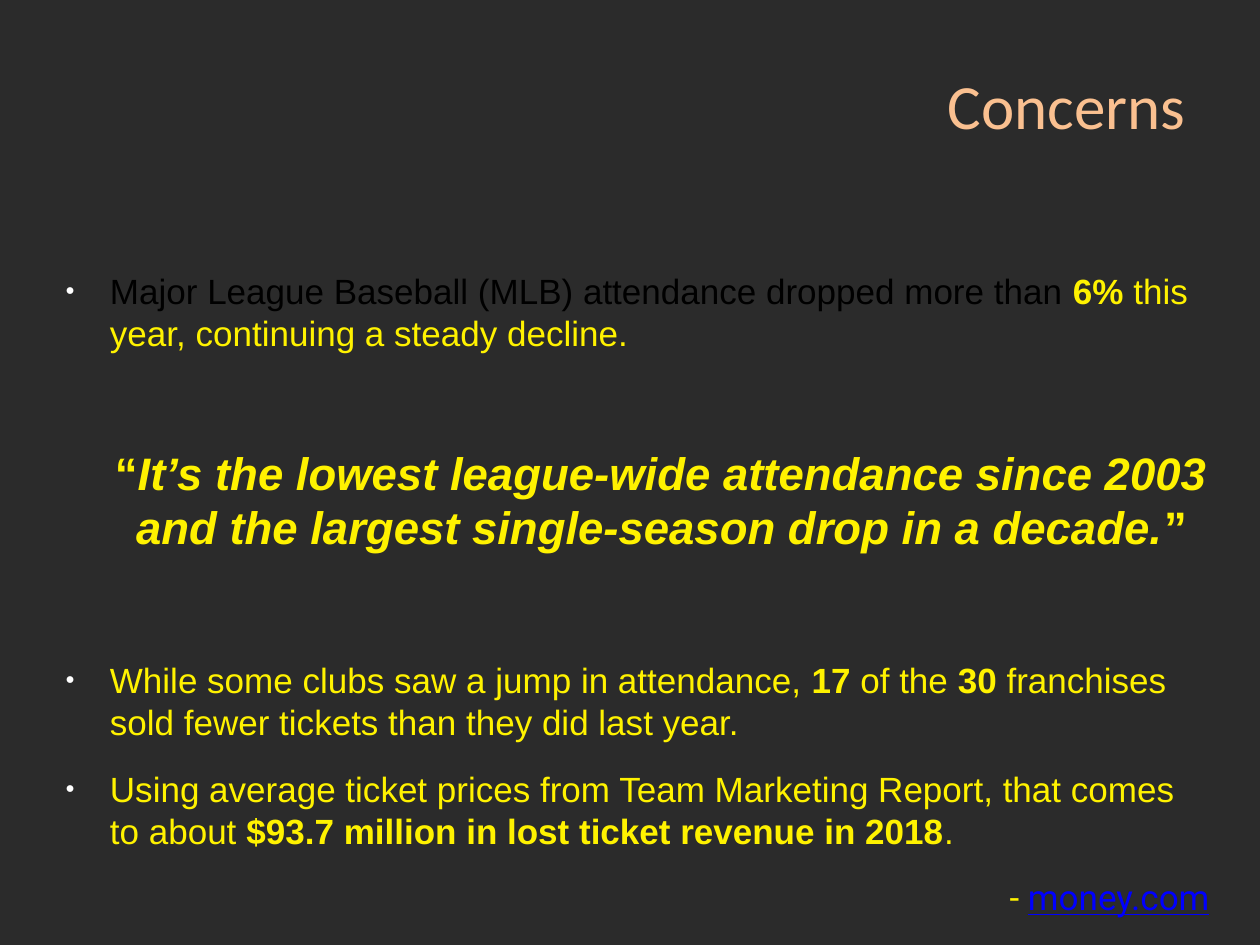
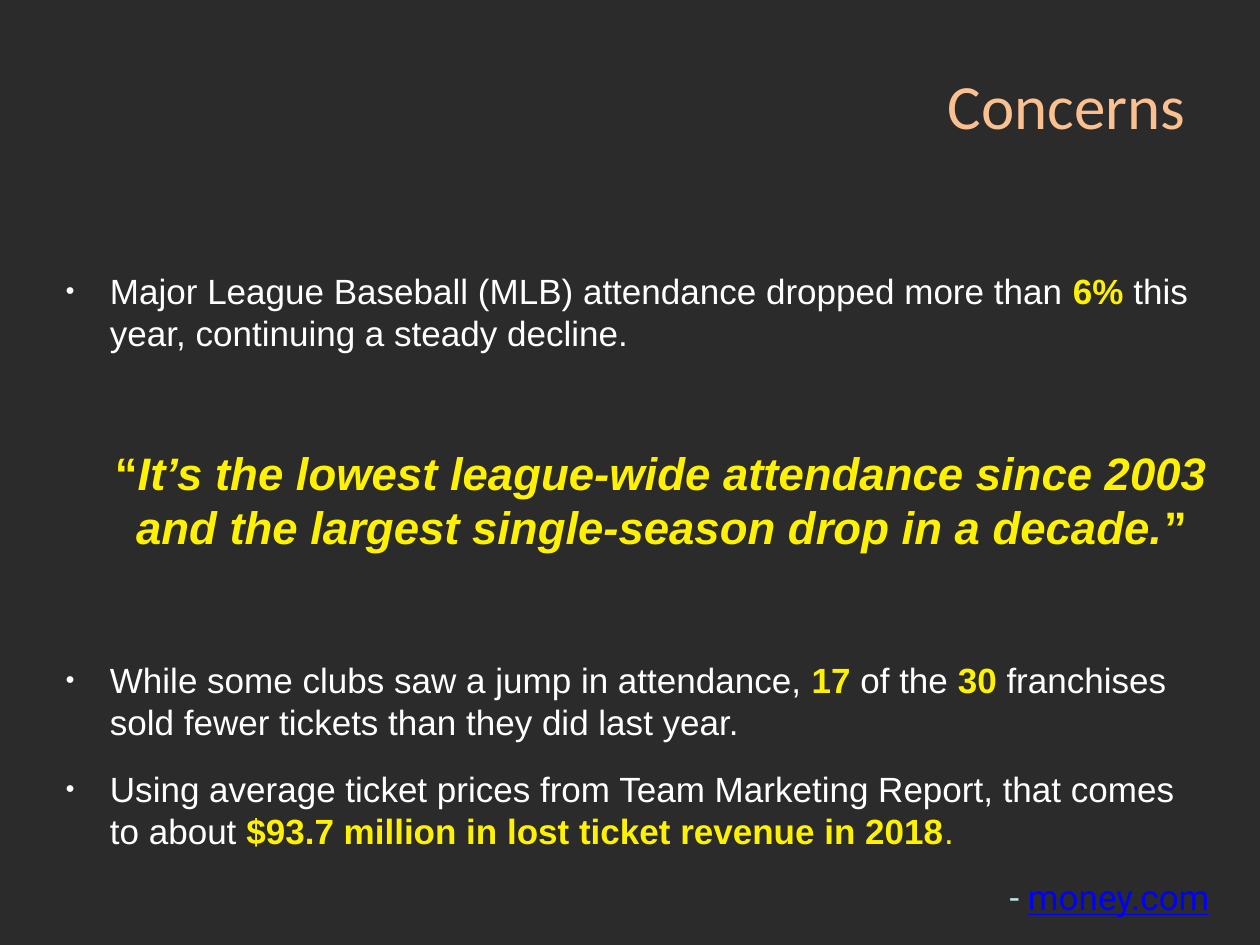
Before and after one commit to markrojas/Springboard_DSCT, a slide deck: slide 2 of capstone_projects/capstone_I/06_Capstone_I_Pitch_Prediction_Slidedeck.pptx. Drawn at 1260x945 pixels with LibreOffice and Linux fonts; fonts in the diff are those of the drawing; background and template pictures are left out; a plain dark background stands for a picture behind light text. Boxes give left, top, right and bottom in pixels: in the first picture for what was removed or moved away, otherwise in the second. Text is boxed around its words. In the diff, an @@ line names an element or a change of style, - is before the commit and + after.

```diff
--- a/capstone_projects/capstone_I/06_Capstone_I_Pitch_Prediction_Slidedeck.pptx
+++ b/capstone_projects/capstone_I/06_Capstone_I_Pitch_Prediction_Slidedeck.pptx
@@ text at [110, 278, 1187, 847]: text colour #000000 to #FFFFFF in "Major League Baseball (MLB) attendance dropped more ..."; text colour #FFF200 to #FFFFFF in "this year, continuing a steady decline.", "While some clubs saw a jump in ...", "Using average ticket prices from Team Marketing ..."; text colour #FFF200 to #BCE4E5 in "-" @@
```
Also in this commit, not shown: 32 other slides changed.
